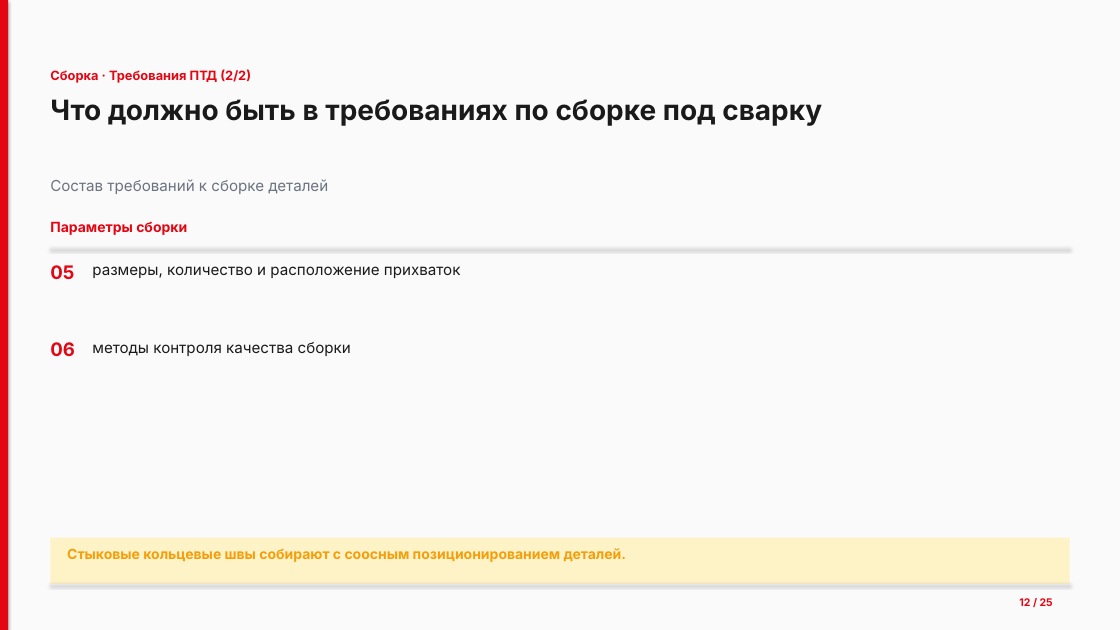
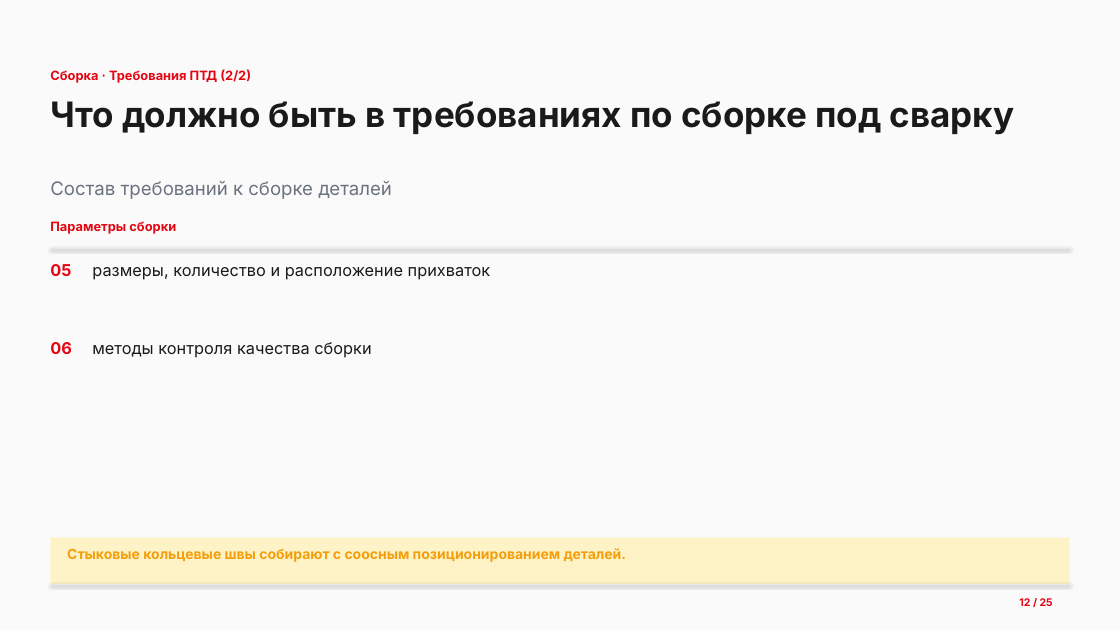
Before and after one commit to lysakalenushka-hash/-, a slide deck: slide 12 of Презентация_Сварочные_работы.pptx. Drawn at 1120x630 pixels with LibreOffice and Linux fonts; fonts in the diff are those of the drawing. Boxes give left, top, right and bottom in pixels: in the first picture for what was removed or moved away, otherwise in the second. Text is boxed around its words. In the diff, an @@ line names an element or a change of style, - is before the commit and + after.

```diff
--- a/Презентация_Сварочные_работы.pptx
+++ b/Презентация_Сварочные_работы.pptx
@@ rectangle removed at (0, 0, 8, 630) @@
@@ text "Что должно быть в требованиях ..." at (50, 101, 1015, 134): size 24 to 30 pt @@
@@ text "Состав требований к сборке деталей" at (50, 181, 392, 199): size 13 to 16 pt @@
@@ text "Параметры сборки" at (50, 221, 176, 234): size 12 to 11 pt @@
@@ text "05" at (50, 264, 71, 276): size 16 to 14 pt @@
@@ text "размеры, количество и расположение прихваток" at (92, 267, 491, 280): size 13 to 14 pt @@
@@ text "06" at (50, 342, 72, 354): size 16 to 14 pt @@
@@ text "методы контроля качества сборки" at (92, 342, 371, 358): size 13 to 14 pt @@
```
Also in this commit, not shown: 24 other slides changed, 1 other file.
